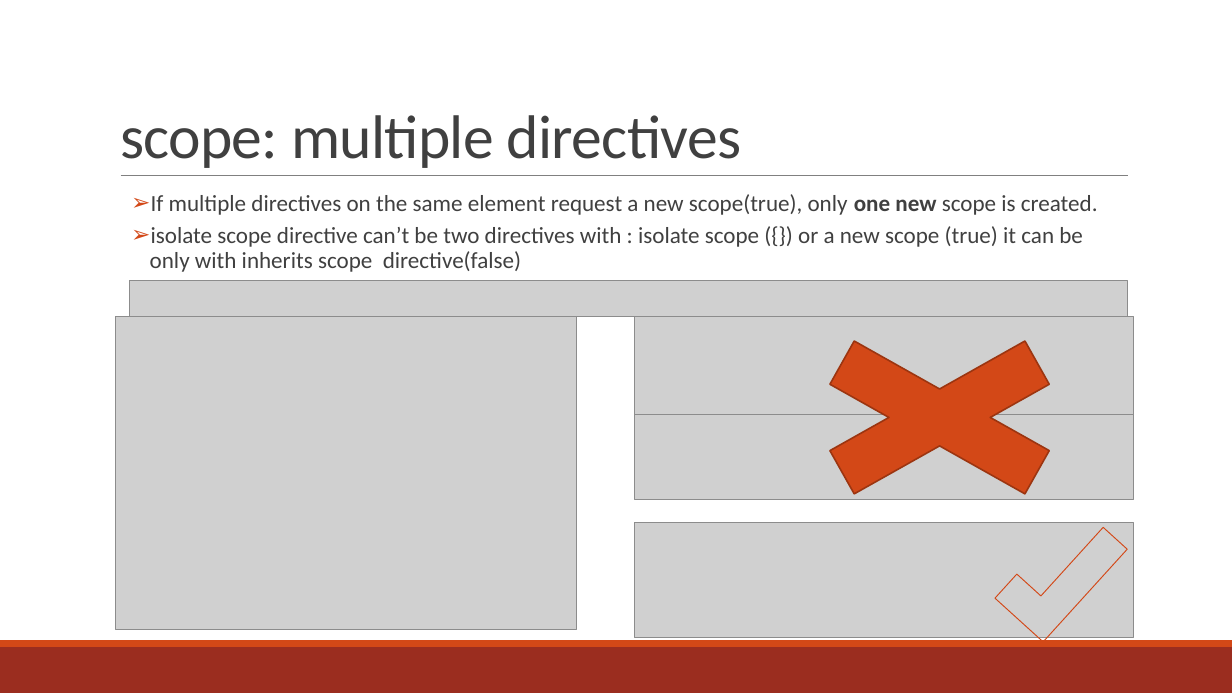
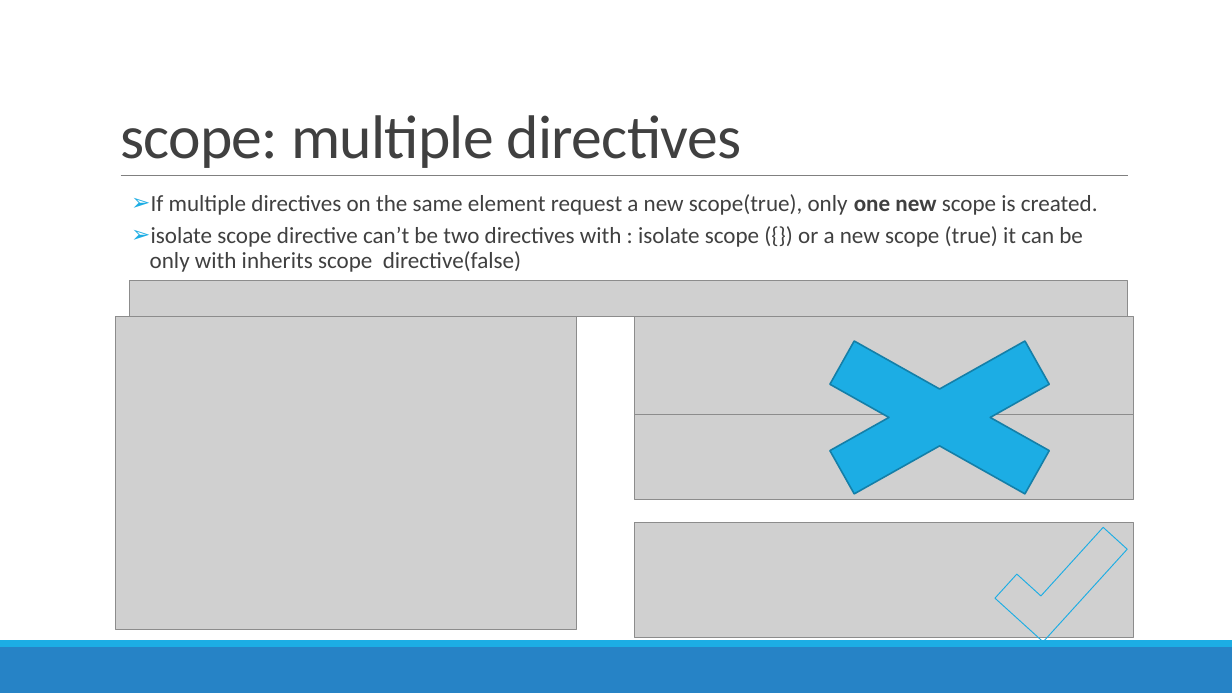
Before and after one commit to rivkiaizen/PhotoGalery, a slide deck: slide 38 of PhotoGalery/AngularJS-directive - final.pptx. Drawn at 1232x693 pixels with LibreOffice and Linux fonts; fonts in the diff are those of the drawing; grey boxes stand for pictures; background and template pictures are left out. Boxes give left, top, right and bottom in pixels: in the first picture for what was removed or moved away, otherwise in the second. Text is boxed around its words. In the diff, an @@ line names an element or a change of style, - is before the commit and + after.

```diff
--- a/PhotoGalery/AngularJS-directive - final.pptx
+++ b/PhotoGalery/AngularJS-directive - final.pptx
@@ text "If multiple directives on the ..." at (150,194,1098,272): bullet colour #D34817 to #1CADE4 @@
@@ cross at (752,312,1128,523): fill #D34817 to #1CADE4; outline #9C3511 1.25 pt to #1580A9 1.25 pt @@
@@ corner at (996,506,1127,642): outline #D34817 0.75 pt to #1CADE4 0.75 pt @@
@@ rectangle at (0,647,1232,693): fill #9B2D1F to #2683C6 @@
@@ rectangle at (0,640,1232,647): fill #D34817 to #1CADE4 @@
```
Also in this commit, not shown: 53 other slides changed, 3 other files.
